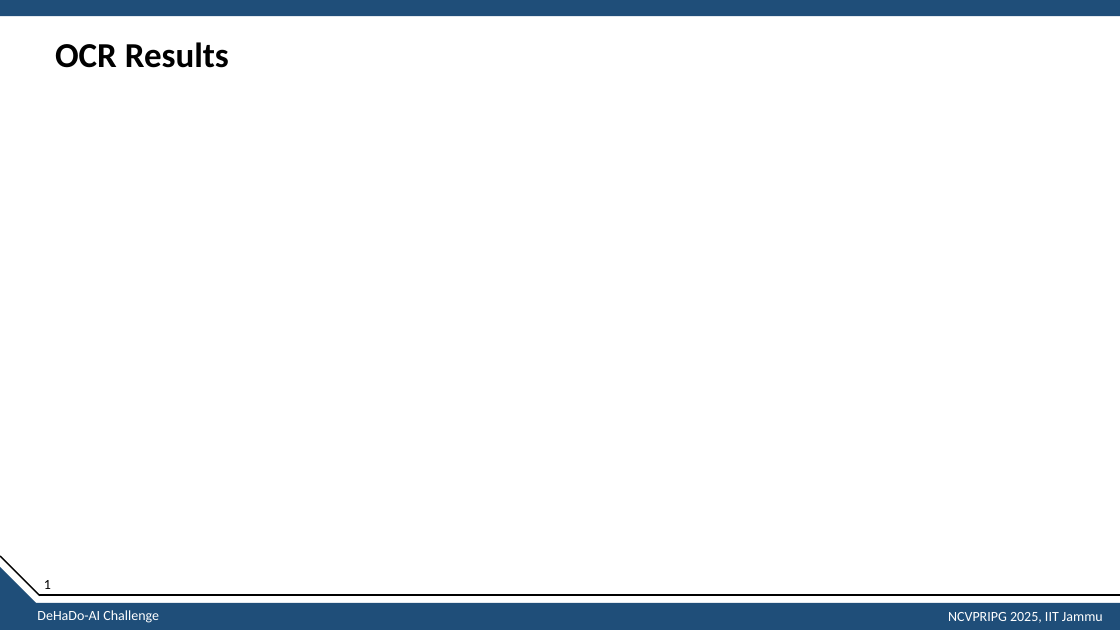
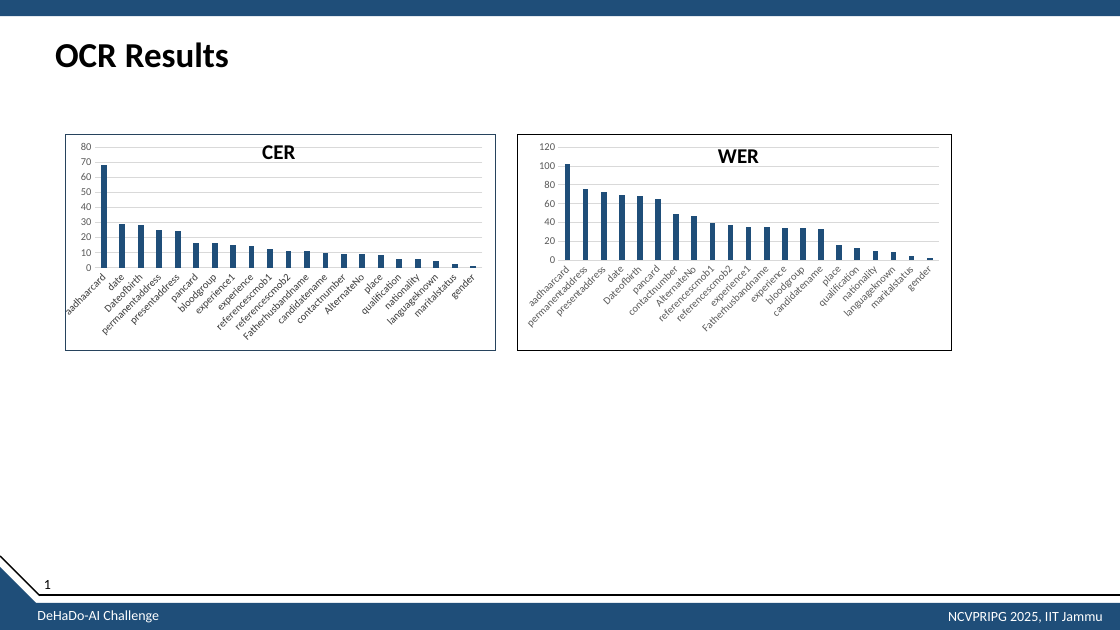
Before and after one commit to sathishkumartheta/tokenwise-dehado-ai, a slide deck: slide 13 of submission/Presentation.pptx. Drawn at 1120x630 pixels with LibreOffice and Linux fonts; fonts in the diff are those of the drawing. Boxes give left, top, right and bottom in pixels: in the first picture for what was removed or moved away, otherwise in the second. Text is boxed around its words. In the diff, an @@ line names an element or a change of style, - is before the commit and + after.

```diff
--- a/submission/Presentation.pptx
+++ b/submission/Presentation.pptx
@@ column chart added at (62,134,496,351) @@
+categories: aadhaarcard, date, Dateofbirth, permanentaddress, presentaddress, pancard, bloodgroup, experience1, experience, referencescmob1, referencescmob2, Fatherhusbandname, candidatename, contactnumber, AlternateNo, place, qualification, nationality, languageknown, maritalstatus, gender
+Series 1: 68, 29, 28, 25, 24, 16, 16, 15, 14, 12, 11, 11, 10, 9, 9, 9, 6, 6, 4, 2, 1
@@ text added at (262,145,295,159), 18 pt, text #000000, bold @@
+CER
@@ column chart added at (518,134,951,351) @@
+categories: aadhaarcard, permanentaddress, presentaddress, date, Dateofbirth, pancard, contactnumber, AlternateNo, referencescmob1, referencescmob2, experience1, Fatherhusbandname, experience, bloodgroup, candidatename, place, qualification, nationality, languageknown, maritalstatus, gender
+Series 1: 102, 75, 72, 69, 68, 64, 48, 47, 39, 37, 35, 35, 34, 34, 33, 16, 12, 9, 9, 4, 2
@@ text added at (718,149,759,163), 18 pt, text #000000, bold @@
+WER
```
Also in this commit, not shown: 4 other slides changed.
